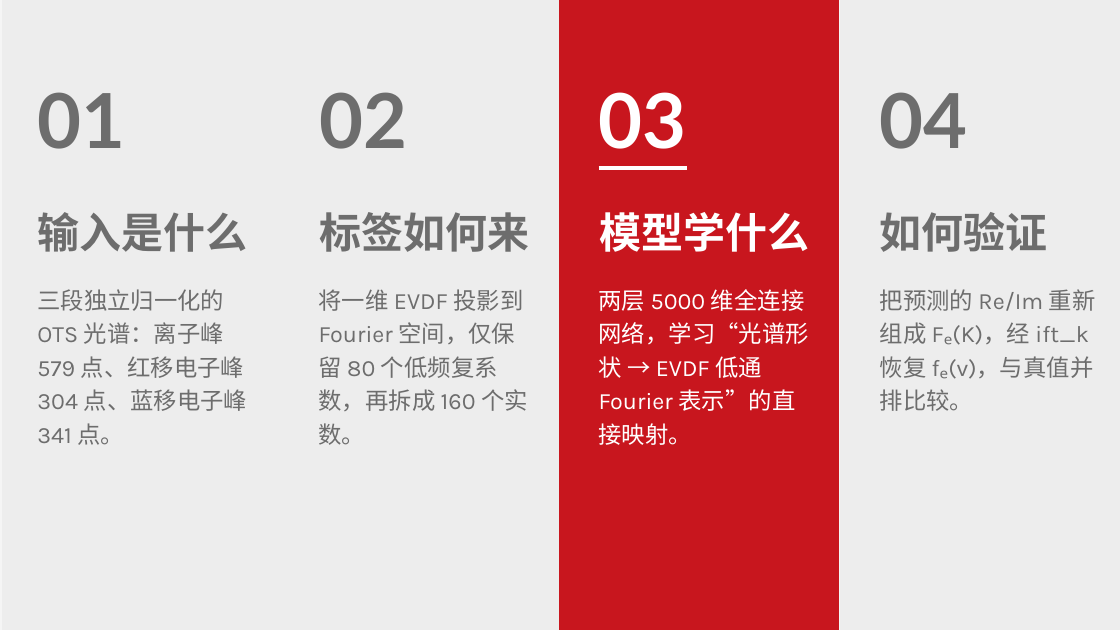
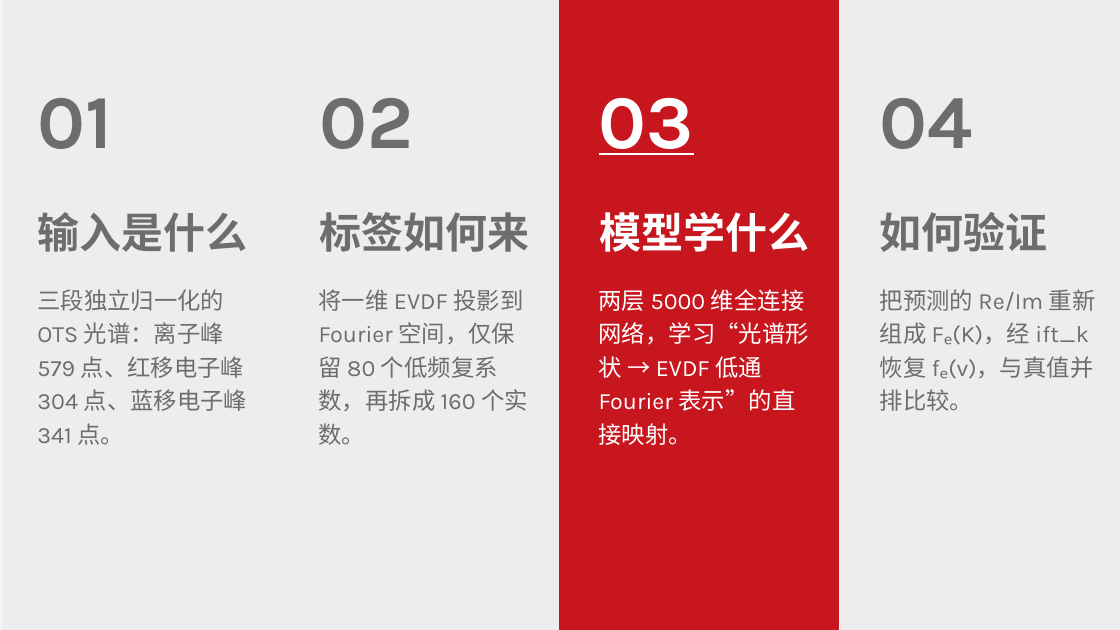
Before and after one commit to sharon2467/ots, a slide deck: slide 3 of outputs/OTS代码结构说明.pptx. Drawn at 1120x630 pixels with LibreOffice and Linux fonts; fonts in the diff are those of the drawing. Boxes give left, top, right and bottom in pixels: in the first picture for what was removed or moved away, otherwise in the second. Text is boxed around its words. In the diff, an @@ line names an element or a change of style, - is before the commit and + after.

```diff
--- a/outputs/OTS代码结构说明.pptx
+++ b/outputs/OTS代码结构说明.pptx
@@ font Lato to Karla in 4 elements at <box>37,98,112,149</box>, <box>320,98,414,149</box>, <box>599,98,694,155</box>, <box>879,98,972,149</box> @@
```
Also in this commit, not shown: 25 other slides changed, 3 other files.
